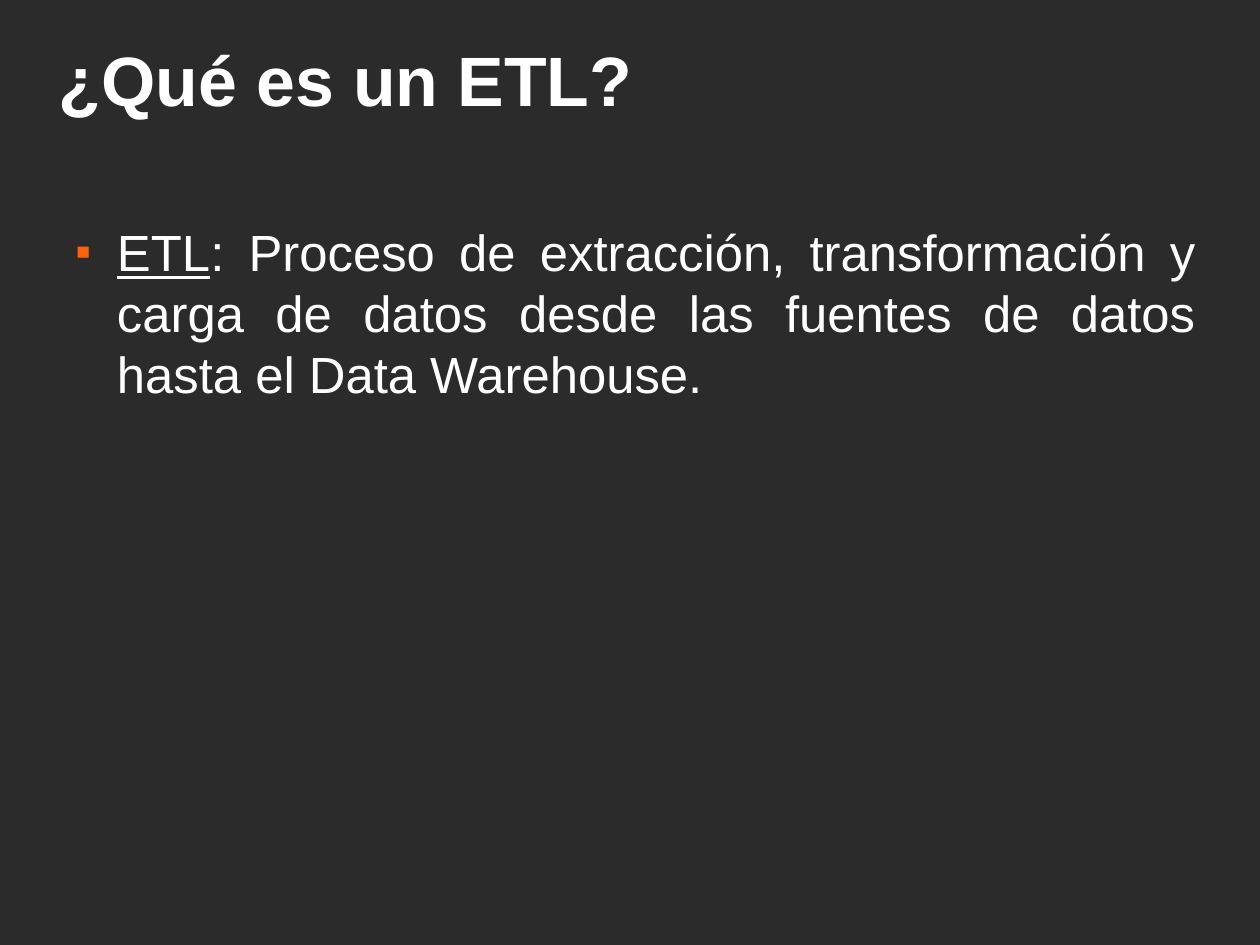
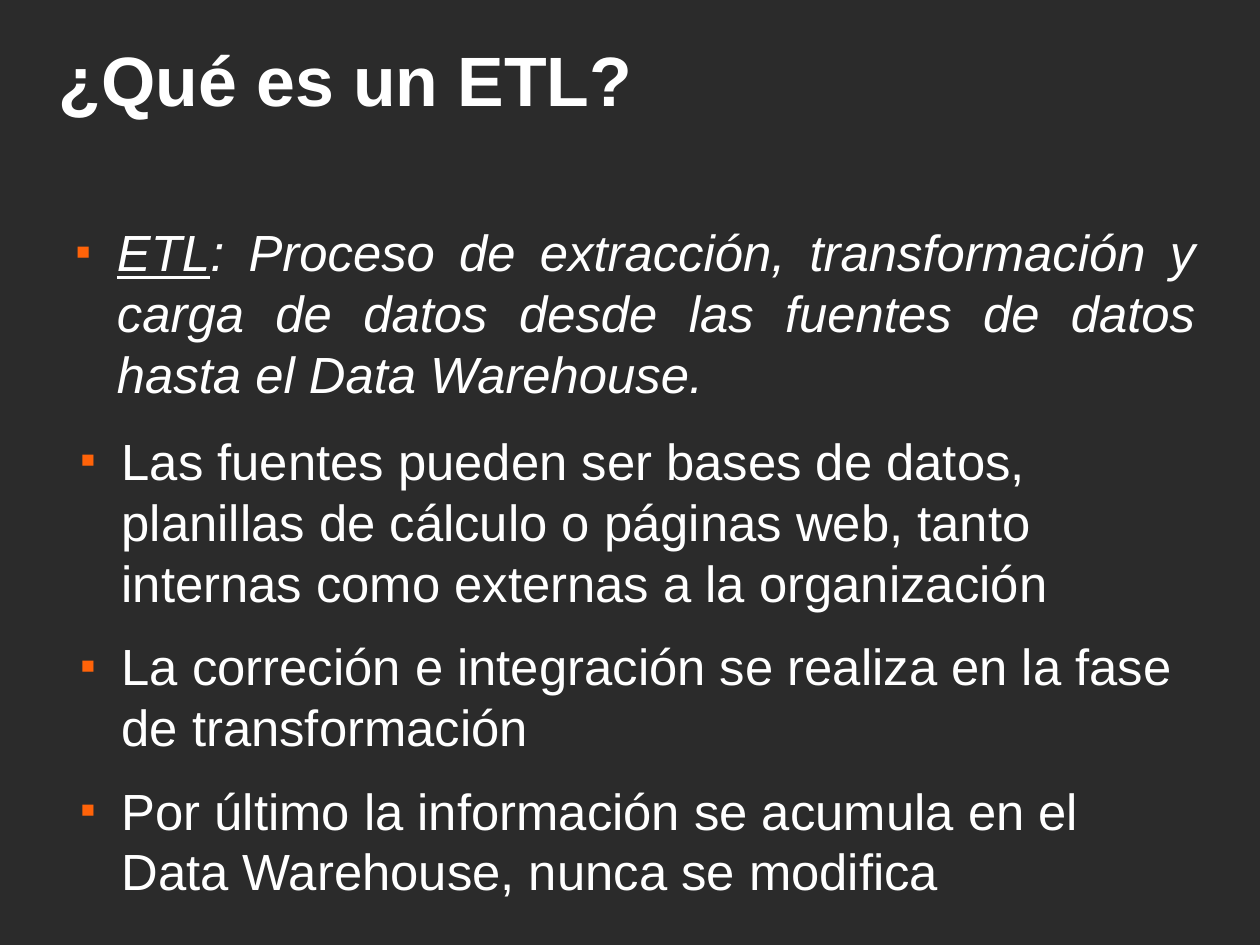
Before and after one commit to ervin45/proyectofinal, a slide deck: slide 18 of doc/material_para_la_catedra/presentacion_final/presentacion_final.odp. Drawn at 1260x945 pixels with LibreOffice and Linux fonts; fonts in the diff are those of the drawing; background and template pictures are left out; a plain dark background stands for a picture behind light text. Boxes give left, top, right and bottom in pixels: in the first picture for what was removed or moved away, otherwise in the second. Text is boxed around its words. In the diff, an @@ line names an element or a change of style, - is before the commit and + after.

```diff
--- a/doc/material_para_la_catedra/presentacion_final/presentacion_final.odp
+++ b/doc/material_para_la_catedra/presentacion_final/presentacion_final.odp
@@ text "ETL: Proceso de extracción, transformación ..." at [117, 233, 1195, 394]: italic on @@
@@ text added at [122, 443, 1171, 897], 32 pt, text #FFFFFF @@
+■ Las fuentes pueden ser bases de datos, planillas de cálculo o páginas web, tanto internas como externas a la organización
+■ La correción e integración se realiza en la fase de transformación
+■ Por último la información se acumula en el Data Warehouse, nunca se modifica
```
Also in this commit, not shown: 21 other slides changed, 7 slides added, 5 slides removed, 2 other files.
